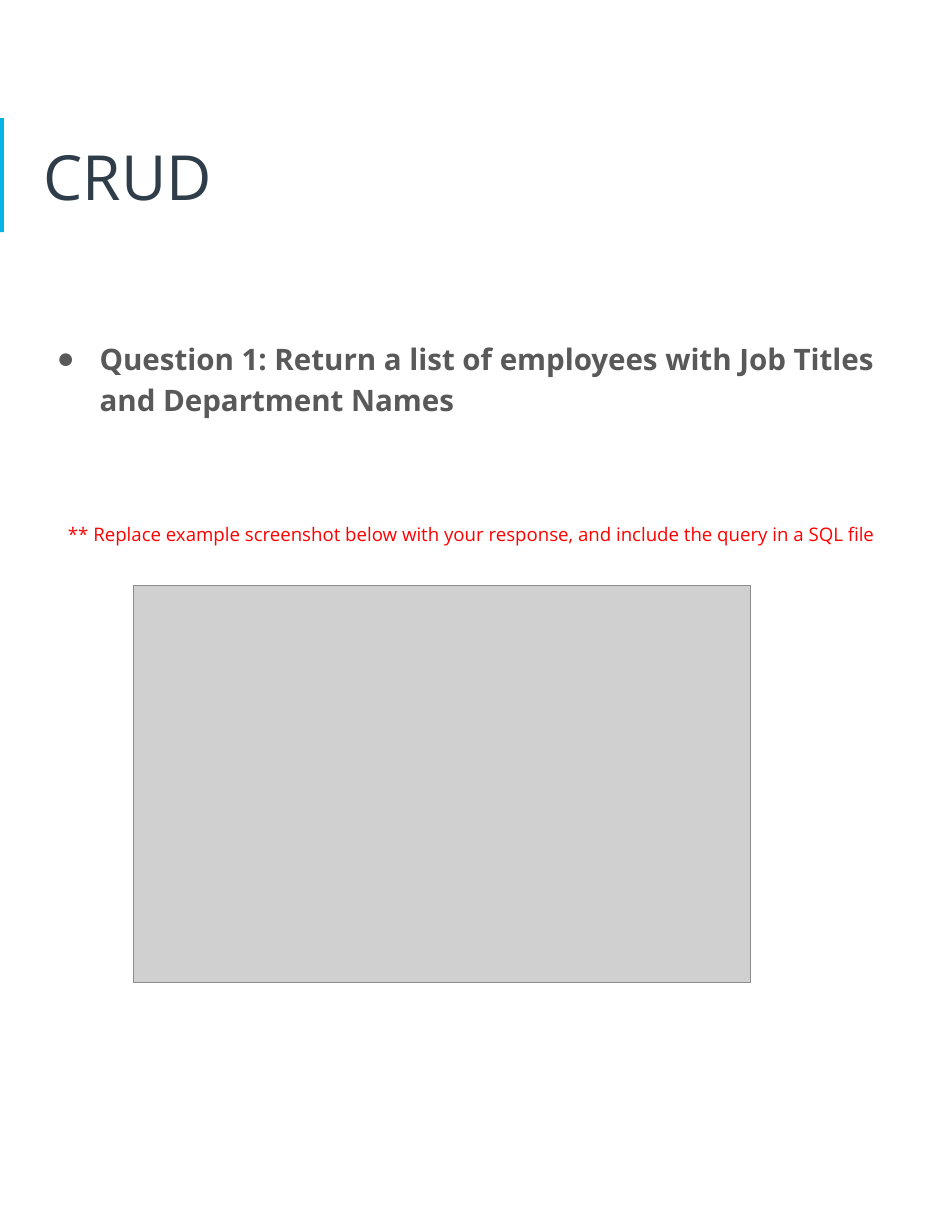
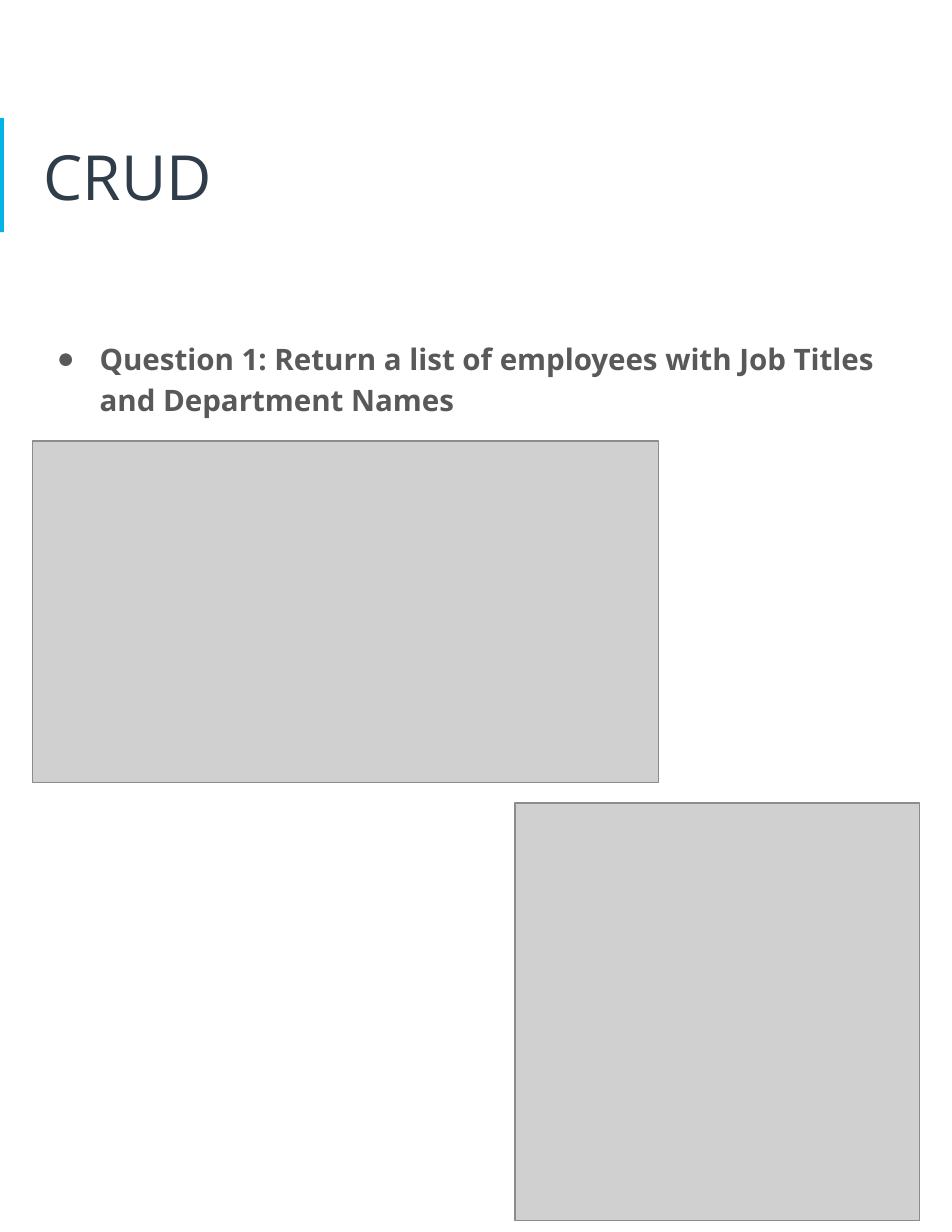
Before and after one commit to elok/Data-Architect-ND-HR-Database, a slide deck: slide 18 of Proposal.pptx. Drawn at 952x1232 pixels with LibreOffice and Linux fonts; fonts in the diff are those of the drawing; grey boxes stand for pictures. Boxes give left, top, right and bottom in pixels: in the first picture for what was removed or moved away, otherwise in the second. Text is boxed around its words. In the diff, an @@ line names an element or a change of style, - is before the commit and + after.

Commit message:
updated proposal with answers, adding screenshots

```diff
--- a/Proposal.pptx
+++ b/Proposal.pptx
@@ picture added at [32, 441, 659, 783] @@
@@ text at [93, 526, 874, 546]: paragraph removed @@
-** Replace example screenshot below with your response, and include the query in a SQL file
@@ picture removed at [133, 586, 750, 983] @@
@@ picture added at [515, 803, 920, 1220] @@
```
Also in this commit, not shown: 12 other slides changed, 4 other files.
